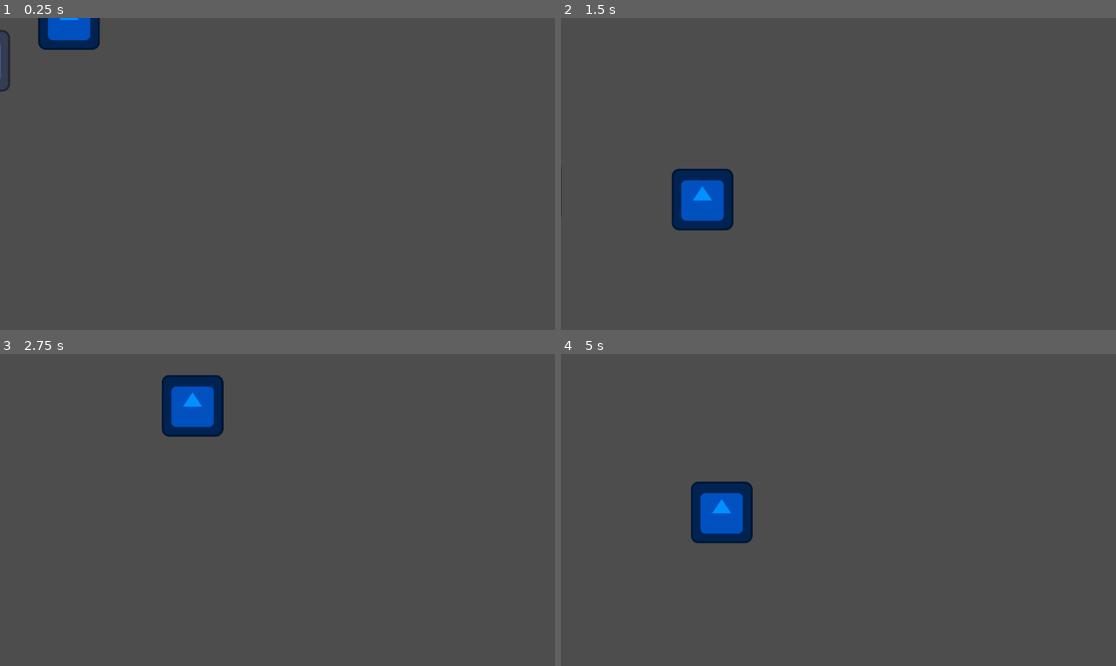
Above: before the commit, frames 1-4 (two rows, left to right).
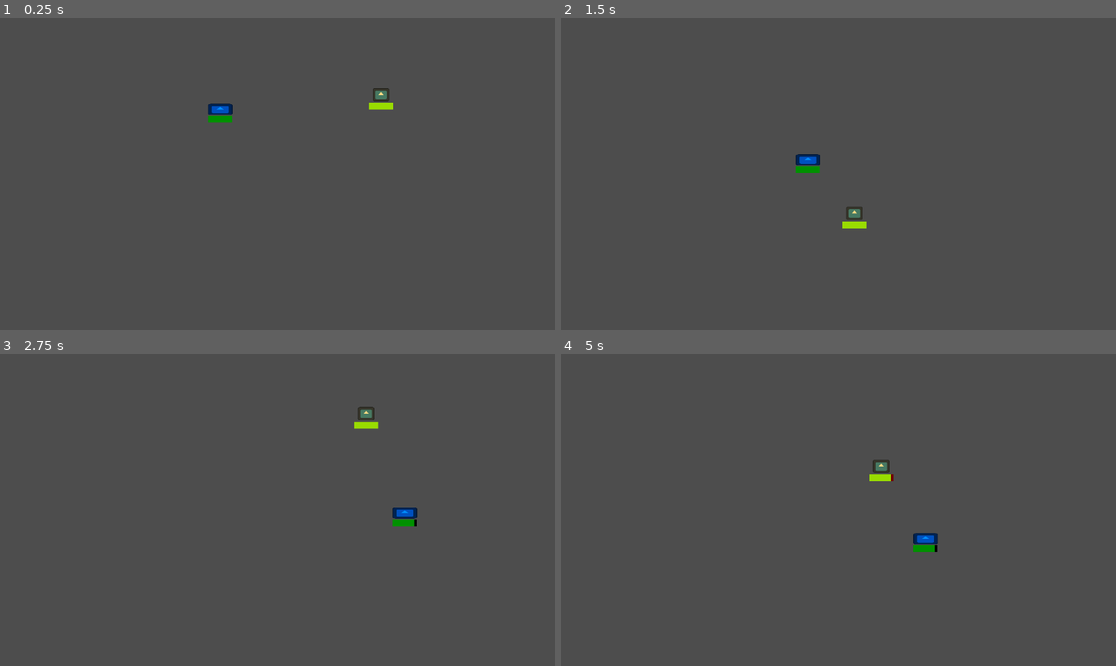
Above: after the commit, the same moments.

Repository: Rodrigo-Artur/ArenaProjetoGodot
Game: Godot game, scene res://arena.tscn
Same seed, same stepped clock (60 frames per second), same inputs: the game is played once before the commit and once after it. The engine's default icon, where the game draws it, is replaced by a stand-in: a white triangle on a blue panel in a dark square.
Inputs:
- Up to frame 1 (0.25 s): no input
- Up to frame 2 (1.5 s): no input
- Up to frame 3 (2.75 s): no input
- Up to frame 4 (5 s): no input

The runs differ from the first frame. In frame 1, 1.7% of the frame differs, in the area x 0-71%, y 0-34%; in frame 2, 2.7%; in frame 3, 2.7%, in the area x 29-76%, y 6-56%; in frame 4, 2.7%.
Error before the commit: Invalid call. Nonexistent function 'receber_personagem' in base 'RigidBody2D (bola_2.gd)'. (res://arena.gd:23)

Commit message:
Update 0.2

Diff:
--- a/projeto-arena/arena.tscn
+++ b/projeto-arena/arena.tscn
@@ -33,6 +33,14 @@
 [sub_resource type="CircleShape2D" id="CircleShape2D_ubfh8"]
 radius = 33.06055
 
+[sub_resource type="StyleBoxFlat" id="StyleBoxFlat_pbtuc"]
+bg_color = Color(0.44705883, 0, 0, 1)
+corner_detail = 4
+
+[sub_resource type="StyleBoxFlat" id="StyleBoxFlat_yokb4"]
+bg_color = Color(0.6, 1, 0, 1)
+corner_detail = 4
+
 [node name="Arena" type="Node2D" unique_id=252557345]
 position = Vector2(50, 19)
 script = ExtResource("1_pbtuc")
@@ -66,6 +74,7 @@
 [node name="Bola1" type="RigidBody2D" parent="." unique_id=654664359]
 physics_material_override = SubResource("PhysicsMaterial_g21bf")
 gravity_scale = 0.0
+lock_rotation = true
 linear_damp_mode = 1
 script = ExtResource("1_ubfh8")
 
@@ -74,11 +83,23 @@
 shape = SubResource("CircleShape2D_ubfh8")
 
 [node name="Sprite2D" type="Sprite2D" parent="Bola1" unique_id=527093679]
+position = Vector2(396.50003, 137.5)
+scale = Vector2(0.39843753, 0.17968759)
 texture = ExtResource("6_g8a64")
+
+[node name="ProgressBar" type="ProgressBar" parent="Bola1" unique_id=42748500]
+offset_left = 371.0
+offset_top = 151.0
+offset_right = 421.0
+offset_bottom = 165.0
+theme_override_styles/background = SubResource("StyleBoxFlat_pbtuc")
+theme_override_styles/fill = SubResource("StyleBoxFlat_yokb4")
+show_percentage = false
 
 [node name="Bola2" type="RigidBody2D" parent="." unique_id=141835891]
 physics_material_override = SubResource("PhysicsMaterial_g21bf")
 gravity_scale = 0.0
+lock_rotation = true
 linear_damp_mode = 1
 script = ExtResource("2_444vf")
 
@@ -87,4 +108,15 @@
 shape = SubResource("CircleShape2D_ubfh8")
 
 [node name="Sprite2D" type="Sprite2D" parent="Bola2" unique_id=964539503]
+position = Vector2(680, 136)
+scale = Vector2(0.2695318, 0.2109375)
 texture = ExtResource("6_g8a64")
+
+[node name="ProgressBar" type="ProgressBar" parent="Bola2" unique_id=808080332]
+offset_left = 655.0
+offset_top = 153.0
+offset_right = 705.0
+offset_bottom = 167.0
+theme_override_styles/background = SubResource("StyleBoxFlat_pbtuc")
+theme_override_styles/fill = SubResource("StyleBoxFlat_yokb4")
+show_percentage = false
--- a/projeto-arena/bola_2.gd
+++ b/projeto-arena/bola_2.gd
@@ -1,16 +1,79 @@
 extends RigidBody2D
 
-# O @export faz essa variável aparecer lá no painel Inspetor do Godot!
-@export var direcao_inicial: Vector2 = Vector2(-400, 300)
+var velocidade_constante = 500.0
+var meu_status: StatusPersonagem
+var hp_atual: float
 
-var velocidade_constante = 500.0
+# --- NOVA VARIÁVEL: Cronômetro do Boost ---
+var tempo_restante_boost: float = 0.0
+
+@onready var barra_hp = $ProgressBar
 
 func _ready():
-	# Agora usamos a variável que definimos no painel
-	apply_central_impulse(direcao_inicial)
+	contact_monitor = true
+	max_contacts_reported = 1
+	body_entered.connect(_on_body_entered)
+
+func receber_personagem(novo_status: StatusPersonagem):
+	meu_status = novo_status
+	velocidade_constante = meu_status.velocidade_base
+	hp_atual = meu_status.hp_maximo
+
+	barra_hp.max_value = hp_atual
+	barra_hp.value = hp_atual
+	self.modulate = meu_status.cor_do_personagem
+	# --- NOVA LÓGICA DE DIREÇÃO ALEATÓRIA ---
+	# TAU é uma constante matemática do Godot que equivale a 2 * PI (uma volta completa de 360º)
+	# Sorteamos um ângulo qualquer dentro dessa volta.
+	var angulo_aleatorio = randf_range(0.0, TAU)
+
+	# Usamos cosseno(x) e seno(y) para converter esse ângulo numa direção (Vector2)
+	# Depois, multiplicamos pela velocidade para dar a força do empurrão.
+	var impulso = Vector2(cos(angulo_aleatorio), sin(angulo_aleatorio)) * velocidade_constante
+
+	# Aplicamos o empurrão aleatório!
+	apply_central_impulse(impulso)
+
+# --- NOVA FUNÇÃO: O Relógio do Jogo ---
+func _process(delta):
+	# Se o cronômetro do boost estiver rodando...
+	if tempo_restante_boost > 0:
+		tempo_restante_boost -= delta # Diminui o tempo conforme os frames passam
+
+		# Quando o tempo zerar, voltamos à velocidade original
+		if tempo_restante_boost <= 0:
+			velocidade_constante = meu_status.velocidade_base
+			print("⏱️ O boost de " + meu_status.nome + " acabou! Velocidade normalizada.")
 
 func _integrate_forces(state):
 	var velocidade_atual = state.linear_velocity.length()
-
 	if velocidade_atual > 0:
 		state.linear_velocity = state.linear_velocity.normalized() * velocidade_constante
+
+func _on_body_entered(body: Node):
+	if body.has_method("aplicar_dano"):
+		body.aplicar_dano(10)
+
+func aplicar_dano(valor: float):
+	var rolagem = randf_range(0.0, 100.0)
+
+	if rolagem <= meu_status.chance_esquiva:
+		# 1. NÃO ACUMULATIVO: Em vez de somar (+=), nós definimos exatamente a Base + 50
+		velocidade_constante = meu_status.velocidade_base + 150.0
+
+		# 2. TEMPORÁRIO: Reiniciamos o cronômetro para 2 segundos. Se ele esquivar
+		# enquanto já estiver com boost, o cronômetro apenas volta para 2s.
+		tempo_restante_boost = 2.0
+		print("💨 " + meu_status.nome + " ESQUIVOU! Boost de velocidade por 2s!")
+
+	elif rolagem <= (meu_status.chance_esquiva + meu_status.chance_bloqueio):
+		print("🛡️ " + meu_status.nome + " BLOQUEOU o ataque!")
+
+	else:
+		hp_atual -= valor
+		barra_hp.value = hp_atual
+		print("⚔️ " + meu_status.nome + " sofreu " + str(valor) + " de dano! HP: " + str(hp_atual))
+
+		if hp_atual <= 0:
+			print("--- 💀 " + meu_status.nome + " FOI DESTRUÍDO! ---")
+			queue_free()
--- a/projeto-arena/rigid_body_2d.gd
+++ b/projeto-arena/rigid_body_2d.gd
@@ -1,27 +1,79 @@
 extends RigidBody2D
 
-@export var direcao_inicial: Vector2 = Vector2(400, -300)
+var velocidade_constante = 500.0
+var meu_status: StatusPersonagem
+var hp_atual: float
 
-var velocidade_constante = 500.0
-var meu_status: StatusPersonagem # Variável para guardar quem eu sou
+# --- NOVA VARIÁVEL: Cronômetro do Boost ---
+var tempo_restante_boost: float = 0.0
 
-# Apagamos a função _ready() antiga daqui, pois agora a bola só se move
-# QUANDO a Arena mandar.
+@onready var barra_hp = $ProgressBar
+
+func _ready():
+	contact_monitor = true
+	max_contacts_reported = 1
+	body_entered.connect(_on_body_entered)
 
 func receber_personagem(novo_status: StatusPersonagem):
 	meu_status = novo_status
+	velocidade_constante = meu_status.velocidade_base
+	hp_atual = meu_status.hp_maximo
 
-	# Atualizamos a velocidade com base nos dados do personagem!
-	velocidade_constante = meu_status.velocidade_base
+	barra_hp.max_value = hp_atual
+	barra_hp.value = hp_atual
+	self.modulate = meu_status.cor_do_personagem
+	# --- NOVA LÓGICA DE DIREÇÃO ALEATÓRIA ---
+	# TAU é uma constante matemática do Godot que equivale a 2 * PI (uma volta completa de 360º)
+	# Sorteamos um ângulo qualquer dentro dessa volta.
+	var angulo_aleatorio = randf_range(0.0, TAU)
 
-	# Pinta a bola com a cor do personagem para sabermos quem é quem
-	self.modulate = meu_status.cor_do_personagem
+	# Usamos cosseno(x) e seno(y) para converter esse ângulo numa direção (Vector2)
+	# Depois, multiplicamos pela velocidade para dar a força do empurrão.
+	var impulso = Vector2(cos(angulo_aleatorio), sin(angulo_aleatorio)) * velocidade_constante
 
-	# Agora sim, damos o empurrão inicial
-	apply_central_impulse(direcao_inicial)
+	# Aplicamos o empurrão aleatório!
+	apply_central_impulse(impulso)
+
+# --- NOVA FUNÇÃO: O Relógio do Jogo ---
+func _process(delta):
+	# Se o cronômetro do boost estiver rodando...
+	if tempo_restante_boost > 0:
+		tempo_restante_boost -= delta # Diminui o tempo conforme os frames passam
+
+		# Quando o tempo zerar, voltamos à velocidade original
+		if tempo_restante_boost <= 0:
+			velocidade_constante = meu_status.velocidade_base
+			print("⏱️ O boost de " + meu_status.nome + " acabou! Velocidade normalizada.")
 
 func _integrate_forces(state):
 	var velocidade_atual = state.linear_velocity.length()
-
 	if velocidade_atual > 0:
 		state.linear_velocity = state.linear_velocity.normalized() * velocidade_constante
+
+func _on_body_entered(body: Node):
+	if body.has_method("aplicar_dano"):
+		body.aplicar_dano(10)
+
+func aplicar_dano(valor: float):
+	var rolagem = randf_range(0.0, 100.0)
+
+	if rolagem <= meu_status.chance_esquiva:
+		# 1. NÃO ACUMULATIVO: Em vez de somar (+=), nós definimos exatamente a Base + 50
+		velocidade_constante = meu_status.velocidade_base + 150.0
+
+		# 2. TEMPORÁRIO: Reiniciamos o cronômetro para 2 segundos. Se ele esquivar
+		# enquanto já estiver com boost, o cronômetro apenas volta para 2s.
+		tempo_restante_boost = 2.0
+		print("💨 " + meu_status.nome + " ESQUIVOU! Boost de velocidade por 2s!")
+
+	elif rolagem <= (meu_status.chance_esquiva + meu_status.chance_bloqueio):
+		print("🛡️ " + meu_status.nome + " BLOQUEOU o ataque!")
+
+	else:
+		hp_atual -= valor
+		barra_hp.value = hp_atual
+		print("⚔️ " + meu_status.nome + " sofreu " + str(valor) + " de dano! HP: " + str(hp_atual))
+
+		if hp_atual <= 0:
+			print("--- 💀 " + meu_status.nome + " FOI DESTRUÍDO! ---")
+			queue_free()
--- a/projeto-arena/status_personagem.gd
+++ b/projeto-arena/status_personagem.gd
@@ -10,3 +10,7 @@
 # Deixamos o espaço preparado para as habilidades (podemos detalhar isto mais à frente)
 @export var nome_habilidade_ativa: String = "Nenhuma"
 @export var nome_habilidade_passiva: String = "Nenhuma"
+
+# --- NOVOS STATUS DE DEFESA (%) ---
+@export var chance_esquiva: float = 15.0 # 15% de chance padrão
+@export var chance_bloqueio: float = 20.0 # 20% de chance padrão
